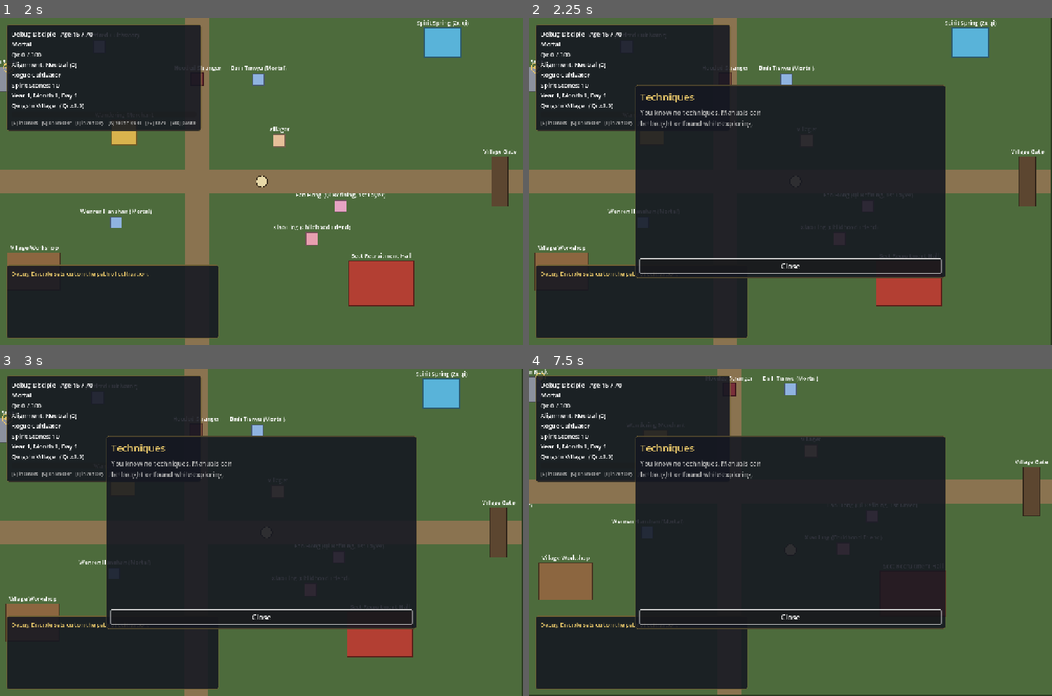
Above: before the commit, frames 1-4 (two rows, left to right).
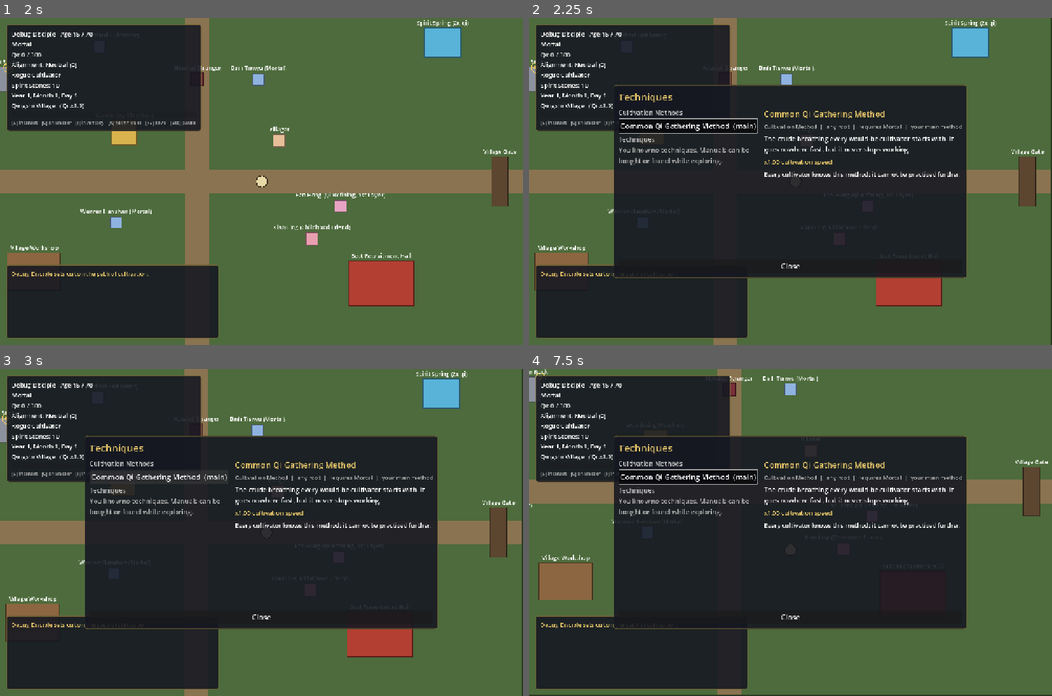
Above: after the commit, the same moments.

Repository: samridghimire/cultivation-game
Game: Godot game, scene res://src/world/world.tscn
Two runs of this game, one before a commit and one after it. Both use one fixed random seed, a clock stepped at 60 frames per second and the inputs below. This scene is started directly instead of the project's main scene.
Inputs (mouse positions are in pixels of both pictures, inside the frame that each line leads up to):
- Up to frame 1 (2 s): tap Enter at 0.5 s; move the mouse to (376, 165) at 0.52 s; hold D (move_right) 0.53-1.25 s; hold E (interact) 0.53-1.25 s; click (376, 165) at 0.67 s; drag from (156, 197) to (10, 80) at 1.27 s
- Up to frame 2 (2.25 s): move the mouse to (842, 109) at 2.02 s; hold D (move_right) from 2.03 s (still down); tap K (toggle_techniques) at 2.1 s
- Up to frame 3 (3 s): release D (move_right) at 2.75 s; click (156, 476) at 2.75 s, where only the run after the commit has a clickable "Common Qi Gathering Method (m…"
- Up to frame 4 (7.5 s): drag from (764, 597) to (910, 633) at 3.52 s; move the mouse to (947, 581) at 4.27 s; hold A (move_left) 4.28-5 s; tap C (toggle_character_sheet) at 4.35 s; tap Escape (pause_menu) at 4.9 s; drag from (633, 483) to (560, 624) at 5.02 s; move the mouse to (816, 532) at 5.77 s; hold S (move_down) 5.78-6.5 s; hold E (interact) 5.78-6.5 s; click (816, 532) at 5.92 s; drag from (712, 450) to (842, 548) at 6.52 s; tap Space at 7.25 s; move the mouse to (905, 516) at 7.27 s; hold W (move_up) from 7.28 s (still down); tap K (toggle_techniques) at 7.35 s

Frame 1 is identical in both runs. In frame 2, 7.1% of the frame differs, in the area x 16-84%, y 20-80%; in frame 3, 6.8%; in frame 4, 7.0%.

Commit message:
[CM-001b] Cultivation methods on the techniques screen
Methods get their own section (main method first, starter always listed),
a (main) marker, rate and realm cap via Techniques.describe_method, and a
'Set as main method' action calling GameState.set_main_method.

Co-Authored-By: Claude <noreply@anthropic.com>
Co-Authored-By: Claude Opus 5.5 <noreply@anthropic.com>
Claude-Session: https://claude.ai/code/session_01DaAunWUDVTM3sz42aNkMJ9

Diff:
--- a/src/ui/techniques_screen.gd
+++ b/src/ui/techniques_screen.gd
@@ -1,12 +1,13 @@
 class_name TechniquesScreen
 extends PanelContainer
-## Modal technique overview: known techniques (and manuals in the pouch that
-## could be learned) on the left; details, mastery and actions on the right.
+## Modal technique overview: cultivation methods (the main one first) and known
+## techniques (and manuals in the pouch that could be learned) on the left;
+## details, mastery and actions (practice, learn, set as main method) on the right.
 
 signal closed
 
 const PRACTICE_DAYS: Array[int] = [7, 30]
-const KIND_NAMES := {"cultivation": "Cultivation Method", "combat": "Combat Art", "body": "Body Tempering"}
+const KIND_NAMES := {"cultivation": "Cultivation Art", "combat": "Combat Art", "body": "Body Tempering", "method": "Cultivation Method"}
 
 var _list: VBoxContainer
 var _name: Label
@@ -90,15 +91,34 @@
 	closed.emit()
 
 
-## Technique ids to list: known ones first (by name), then techniques whose
-## manual the character carries but has not learned yet (by name).
+## Technique ids to list (methods excluded, see method_ids): known ones first
+## (by name), then techniques whose manual the character carries but has not
+## learned yet (by name).
 static func listed_ids(c: CharacterData, data: GameData) -> Array:
+	return _known_then_manuals(c, data, false)
+
+
+## Cultivation method ids to list: the main method first, then other known
+## methods, then method manuals in the pouch, and the starter method (never
+## "known", always available) last if it is not the main one.
+static func method_ids(c: CharacterData, data: GameData) -> Array:
+	var main := Techniques.main_method(c, data)
+	var out: Array = [main] if main != "" else []
+	for id in _known_then_manuals(c, data, true):
+		if id != main:
+			out.append(id)
+	if data.starter_method != "" and not out.has(data.starter_method):
+		out.append(data.starter_method)
+	return out
+
+
+static func _known_then_manuals(c: CharacterData, data: GameData, methods: bool) -> Array:
 	var by_name := func(a, b): return data.techniques[a].name.naturalnocasecmp_to(data.techniques[b].name) < 0
-	var known: Array = c.techniques.keys().filter(func(id): return data.techniques.has(id))
+	var known: Array = c.techniques.keys().filter(func(id): return data.techniques.has(id) and data.techniques[id].is_method() == methods)
 	known.sort_custom(by_name)
 	var manuals: Array = []
 	for def: TechniqueDef in data.techniques.values():
-		if def.manual_item != "" and c.item_count(def.manual_item) > 0 and not Techniques.knows(c, def.id):
+		if def.is_method() == methods and def.manual_item != "" and c.item_count(def.manual_item) > 0 and not Techniques.knows(c, def.id):
 			manuals.append(def.id)
 	manuals.sort_custom(by_name)
 	return known + manuals
@@ -110,25 +130,39 @@
 	for child in _list.get_children():
 		_list.remove_child(child)
 		child.queue_free()
+	var methods := method_ids(p, data)
 	var ids := listed_ids(p, data)
-	if not ids.has(_selected):
-		_selected = ids[0] if not ids.is_empty() else ""
+	if not methods.has(_selected) and not ids.has(_selected):
+		_selected = (methods + ids)[0] if not (methods + ids).is_empty() else ""
+	if not methods.is_empty():
+		_list.add_child(UIStyle.label("Cultivation Methods", 16, Color(0.75, 0.75, 0.75)))
+		for tech_id in methods:
+			_add_entry(tech_id)
+		_list.add_child(UIStyle.label("Techniques", 16, Color(0.75, 0.75, 0.75)))
 	if ids.is_empty():
 		var hint := UIStyle.label("You know no techniques. Manuals can be bought or found while exploring.", 16, Color(0.7, 0.7, 0.7))
 		hint.autowrap_mode = TextServer.AUTOWRAP_WORD_SMART
 		hint.custom_minimum_size = Vector2(280, 0)
 		_list.add_child(hint)
 	for tech_id in ids:
-		var def: TechniqueDef = data.techniques[tech_id]
-		var suffix := "Lv %d" % Techniques.level(p, tech_id) if Techniques.knows(p, tech_id) else "(manual)"
-		var b := UIStyle.button("%s  %s" % [def.name, suffix], _select.bind(tech_id))
-		b.name = tech_id
-		b.alignment = HORIZONTAL_ALIGNMENT_LEFT
-		b.toggle_mode = true
-		b.button_pressed = tech_id == _selected
-		b.focus_entered.connect(_select.bind(tech_id))
-		_list.add_child(b)
+		_add_entry(tech_id)
 	_show_details()
+
+
+func _add_entry(tech_id: String) -> void:
+	var p := GameState.player
+	var data := GameState.data
+	var def: TechniqueDef = data.techniques[tech_id]
+	var suffix := "Lv %d" % Techniques.level(p, tech_id) if Techniques.knows(p, tech_id) else "(manual)"
+	if def.is_method() and Techniques.main_method(p, data) == tech_id:
+		suffix = "(main)" if not Techniques.knows(p, tech_id) else suffix + "  (main)"
+	var b := UIStyle.button("%s  %s" % [def.name, suffix], _select.bind(tech_id))
+	b.name = tech_id
+	b.alignment = HORIZONTAL_ALIGNMENT_LEFT
+	b.toggle_mode = true
+	b.button_pressed = tech_id == _selected
+	b.focus_entered.connect(_select.bind(tech_id))
+	_list.add_child(b)
 
 
 func _select(tech_id: String) -> void:
@@ -156,9 +190,16 @@
 	var element := "any root" if def.element == "" else "%s element" % def.element.capitalize()
 	var min_realm: RealmDef = data.realms[data.realm_index_of(def.min_realm)]
 	_info.text = "%s  |  %s  |  requires %s" % [KIND_NAMES.get(def.kind, def.kind.capitalize()), element, min_realm.name]
+	var is_main := def.is_method() and Techniques.main_method(p, data) == def.id
+	if is_main:
+		_info.text += "  |  your main method"
 	_description.text = def.description
-	var bonuses := Techniques.describe_bonuses(p, data, def.id)
-	if Techniques.knows(p, def.id):
+	var bonuses := method_text(p, data, def.id)
+	if def.id == data.starter_method and not Techniques.knows(p, def.id):
+		_bonuses.text = bonuses
+		_mastery.text = "Every cultivator knows this method; it cannot be practiced further."
+		_xp_bar.visible = false
+	elif Techniques.knows(p, def.id):
 		_bonuses.text = bonuses
 		var lvl := Techniques.level(p, def.id)
 		if Techniques.is_mastered(p, data, def.id):
@@ -180,12 +221,36 @@
 			_actions.add_child(activate)
 	else:
 		_bonuses.text = "At level 1: %s" % bonuses if def.activation.is_empty() else Techniques.describe_activation(p, data, def.id)
+		if def.is_method():
+			_bonuses.text = bonuses
 		_xp_bar.visible = false
 		var reason := Techniques.can_learn(p, data, def.id)
 		_mastery.text = reason if reason != "" else "You carry the manual for this technique."
 		var learn := UIStyle.button("Learn", _learn)
 		learn.disabled = reason != ""
 		_actions.add_child(learn)
+	if def.is_method() and not is_main and (def.id == data.starter_method or Techniques.knows(p, def.id)):
+		var reason := Techniques.check_set_main(p, data, def.id)
+		var set_main := UIStyle.button("Set as main method (%s)" % Calendar.format_duration(data.method_switch_days), _set_main)
+		set_main.name = "SetMain"
+		set_main.disabled = reason != ""
+		_actions.add_child(set_main)
+		if reason != "":
+			_mastery.text += "\n" + reason
+
+
+## Bonus text for the details panel: for a method its rate and realm cap
+## (Techniques.describe_method), plus per-level bonuses that only apply while
+## it is the main method.
+static func method_text(c: CharacterData, data: GameData, tech_id: String) -> String:
+	var def: TechniqueDef = data.techniques[tech_id]
+	var bonuses := Techniques.describe_bonuses(c, data, tech_id)
+	if not def.is_method():
+		return bonuses
+	var text := Techniques.describe_method(c, data, tech_id)
+	if bonuses != "":
+		text += "\n%s while it is your main method" % bonuses
+	return text
 
 
 func _practice(days: int) -> void:
@@ -196,6 +261,11 @@
 func _activate() -> void:
 	GameState.activate_technique(_selected)
 	_focus_first_action.call_deferred()
+
+
+func _set_main() -> void:
+	GameState.set_main_method(_selected)
+	_focus_selected.call_deferred()
 
 
 func _learn() -> void:
--- a/tests/unit/test_techniques_screen.gd
+++ b/tests/unit/test_techniques_screen.gd
@@ -17,3 +17,56 @@
 	c.techniques = {}
 	c.inventory = {}
 	assert_eq(TechniquesScreen.listed_ids(c, data()).size(), 0)
+
+
+func _root() -> Node:
+	return (Engine.get_main_loop() as SceneTree).root
+
+
+func test_listed_ids_leave_methods_to_method_ids() -> void:
+	var c := new_character()
+	c.techniques = {"iron_fist": {"level": 1, "xp": 0.0}}
+	c.inventory = {}
+	assert_eq(TechniquesScreen.listed_ids(c, data()), ["iron_fist"])
+	assert_eq(TechniquesScreen.method_ids(c, data()), [data().starter_method], "the starter method is always shown")
+
+
+func test_method_ids_put_main_method_first_then_known_then_manuals() -> void:
+	var c := new_character()
+	c.techniques = {}
+	c.inventory = {}
+	c.add_item("manual_verdant_spring", 1)
+	assert_eq(TechniquesScreen.method_ids(c, data()), [data().starter_method, "verdant_spring_method"])
+	c.techniques["verdant_spring_method"] = {"level": 1, "xp": 0.0}
+	c.main_method = "verdant_spring_method"
+	assert_eq(TechniquesScreen.method_ids(c, data()), ["verdant_spring_method", data().starter_method], "the starter stays listed to switch back")
+
+
+func test_method_text_shows_rate_and_cap() -> void:
+	var c := new_character()
+	var text := TechniquesScreen.method_text(c, data(), "verdant_spring_method")
+	assert_true(text.contains("cultivation speed"), text)
+	assert_true(text.contains("while it is your main method"), text)
+	assert_eq(TechniquesScreen.method_text(c, data(), "iron_fist"), Techniques.describe_bonuses(c, data(), "iron_fist"))
+
+
+func test_screen_marks_main_method_and_switches() -> void:
+	var gs := _root().get_node("GameState")
+	var c := new_character()
+	c.techniques = {"verdant_spring_method": {"level": 1, "xp": 0.0}}
+	c.main_method = "verdant_spring_method"
+	gs.start_session(c)
+	var screen := TechniquesScreen.new()
+	screen._rebuild()
+	assert_eq(screen._selected, "verdant_spring_method", "main method preselected")
+	var main_entry := screen._list.get_node("verdant_spring_method") as Button
+	assert_true(main_entry.text.ends_with("(main)"), main_entry.text)
+	assert_true(screen._actions.get_node_or_null("SetMain") == null, "no switch button for the main method")
+	screen._select(data().starter_method)
+	var set_main := screen._actions.get_node("SetMain") as Button
+	assert_false(set_main.disabled)
+	var day: int = _root().get_node("GameClock").total_days
+	set_main.pressed.emit()
+	assert_eq(Techniques.main_method(gs.player, data()), data().starter_method)
+	assert_eq(_root().get_node("GameClock").total_days - day, data().method_switch_days)
+	screen.free()
Not shown, changed: docs/BACKLOG.md
Not shown, changed: docs/CHANGELOG.md
Not shown, changed: docs/DESIGN.md
